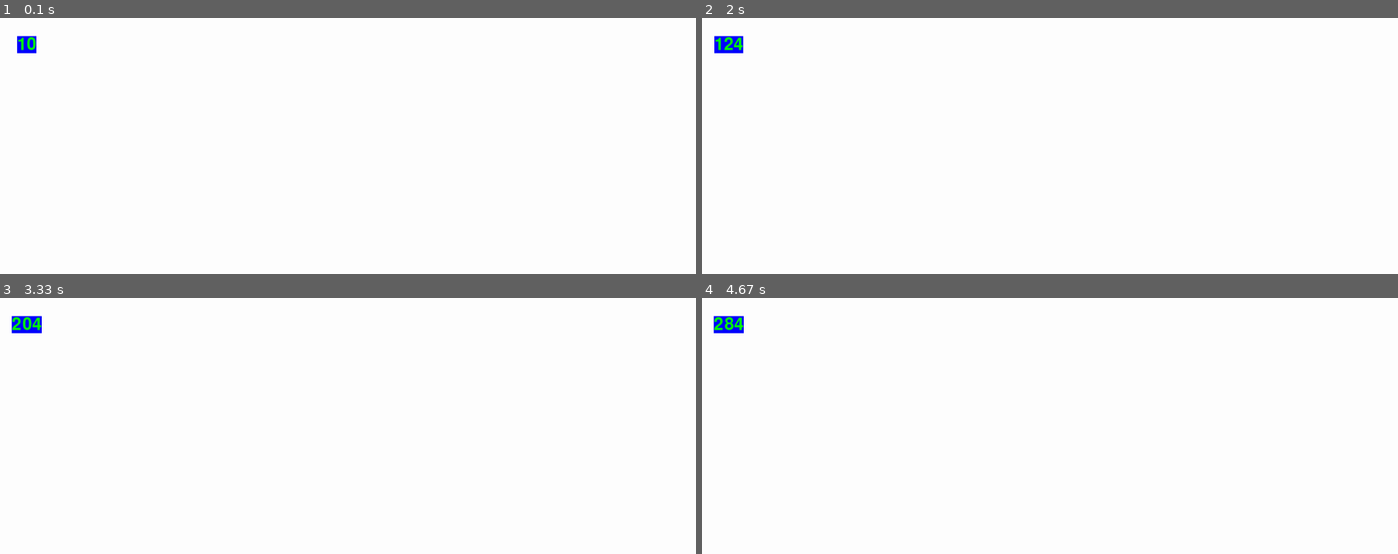
Above: before the commit, frames 1-4 (two rows, left to right).
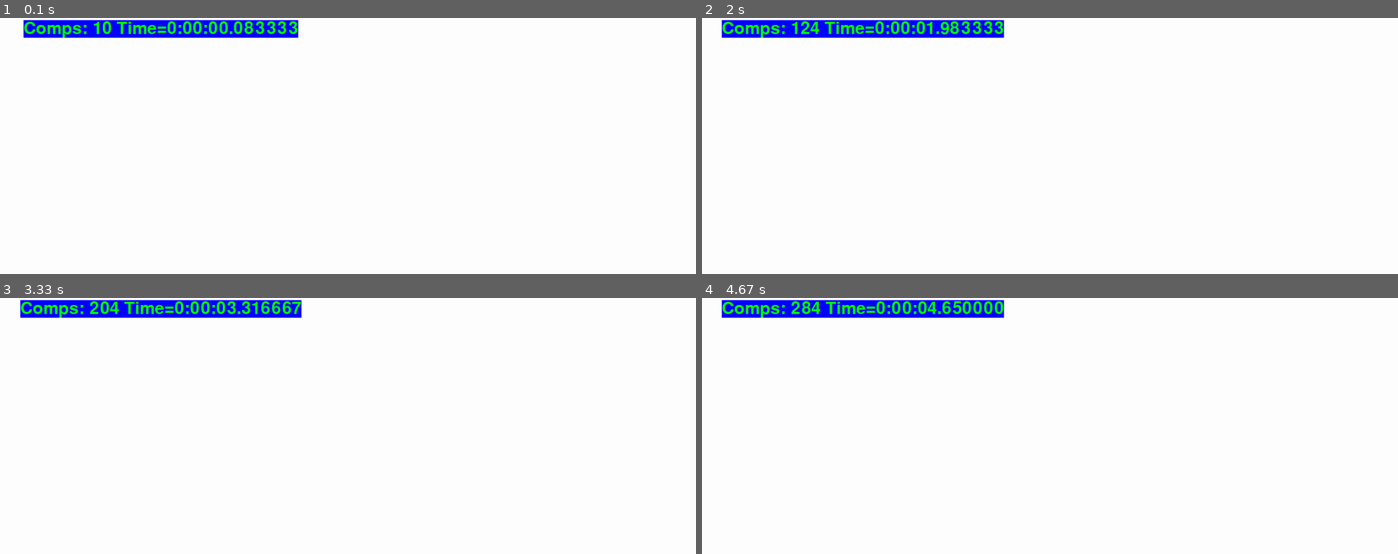
Above: after the commit, the same moments.

Repository: PeterPkn/pygame_sortvisual
Game: pygame game, started from main.py
Same seed, same stepped clock (60 frames per second), same inputs: the game is played once before the commit and once after it.
Inputs:
- Up to frame 1 (0.1 s): no input
- Up to frame 2 (2 s): no input
- Up to frame 3 (3.33 s): no input
- Up to frame 4 (4.67 s): no input

The runs differ from the first frame. In frame 1, 3.0% of the frame differs, in the area x 2-43%, y 0-14%; in frame 2, 3.2%; in frame 3, 3.2%; in frame 4, 3.2%, in the area x 1-44%, y 0-14%.

Commit message:
add countingSort, without visuals

Diff:
--- /dev/null
+++ b/countingSort.py
@@ -0,0 +1,48 @@
+import random
+from datetime import datetime
+
+
+length = 100000000
+sortingArray = list(range(0,length))
+for idx,elem in enumerate(sortingArray):
+    sortingArray[idx] = random.randint(0,9)
+
+#print(sortingArray)
+
+
+
+def countingSort(array):
+    numCount = [0]*len(array)
+
+    for elem in array:
+        numCount[elem] += 1
+
+    array = []
+
+    for idx,elem in enumerate(numCount):
+        for x in range(0,elem):
+            #print("X "+str(x)+ " idx " + str(idx)+ " elem "+str(elem))
+            array.append(idx)
+    #print(array)
+
+    return array
+
+
+def sorted(array):
+    index = 0
+    while index+1<len(array):
+        if(array[index]>array[index+1]):
+            return False
+        index+=1
+    return True
+
+print("start")
+start = datetime.now()
+
+sortingArray = countingSort(sortingArray)
+done = datetime.now()-start
+print("END")
+print("Time taken: " + str(done))
+
+
+print(sorted(sortingArray))
--- a/main.py
+++ b/main.py
@@ -2,11 +2,12 @@
 from pygame.locals import *
 import random
 import time
+from datetime import datetime
 
 
 WIDTH = 1300
 HEIGHT = 480
-FPS = 400
+FPS = 30
 
 # Define Colors
 WHITE = (255, 255, 255)
@@ -14,6 +15,8 @@
 RED = (255, 0, 0)
 GREEN = (0, 255, 0)
 BLUE = (0, 0, 255)
+
+starttime = datetime.now()
 
 ## initialize pygame and create window
 pygame.init()
@@ -27,7 +30,7 @@
 
 
 #ARRAY to sort
-length = 100
+length = 200
 sortingArray = list(range(0,length))
 for idx,elem in enumerate(sortingArray):
     sortingArray[idx] = random.random()*100
@@ -86,9 +89,9 @@
         screen.fill(WHITE)
         drawArray(sortingArray)
 
-        text = font.render(str(compares), True, GREEN, BLUE)
+        text = font.render("Comps: "+str(compares)+" Time=" + str(datetime.now()-starttime), True, GREEN, BLUE)
         textRect = text.get_rect()
-        textRect.center = (50, 50)
+        textRect.center = (300, 20)
         screen.blit(text, textRect)
 
         pygame.display.flip()
@@ -138,9 +141,9 @@
         f.close()
         #time.sleep(2)
         compares = 0
-        sortingArray = list(range(0,length))
-        for idx,elem in enumerate(sortingArray):
-            sortingArray[idx] = random.random()*100
+        # sortingArray = list(range(0,length))
+        # for idx,elem in enumerate(sortingArray):
+        #     sortingArray[idx] = random.random()*100
 
 
     #1 Process input/events
